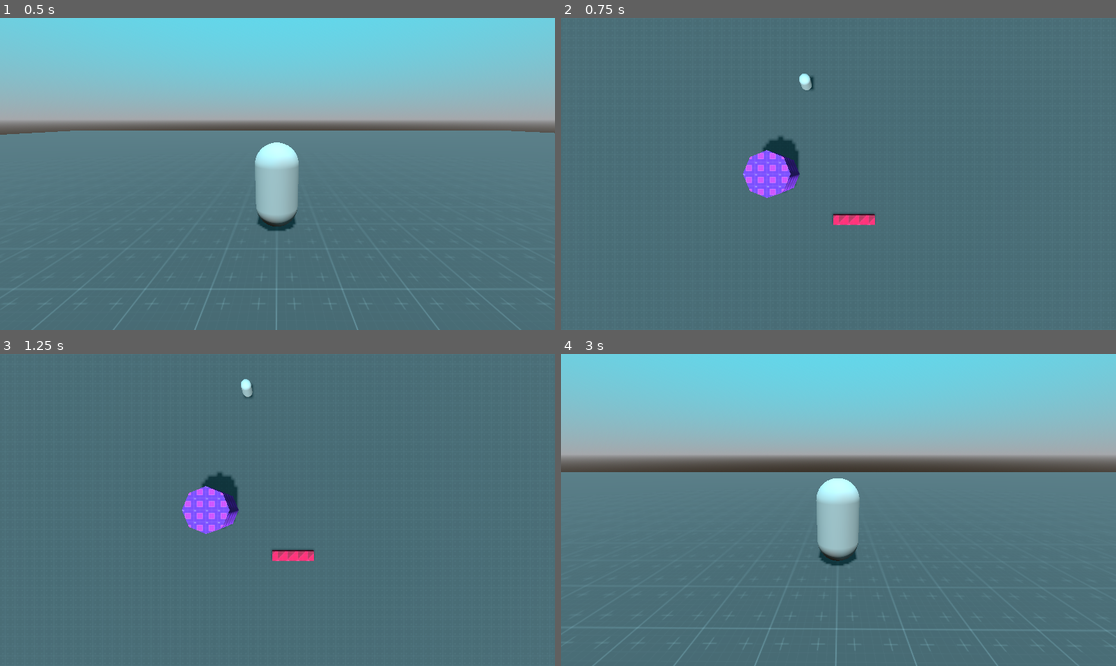
Above: before the commit, frames 1-4 (two rows, left to right).
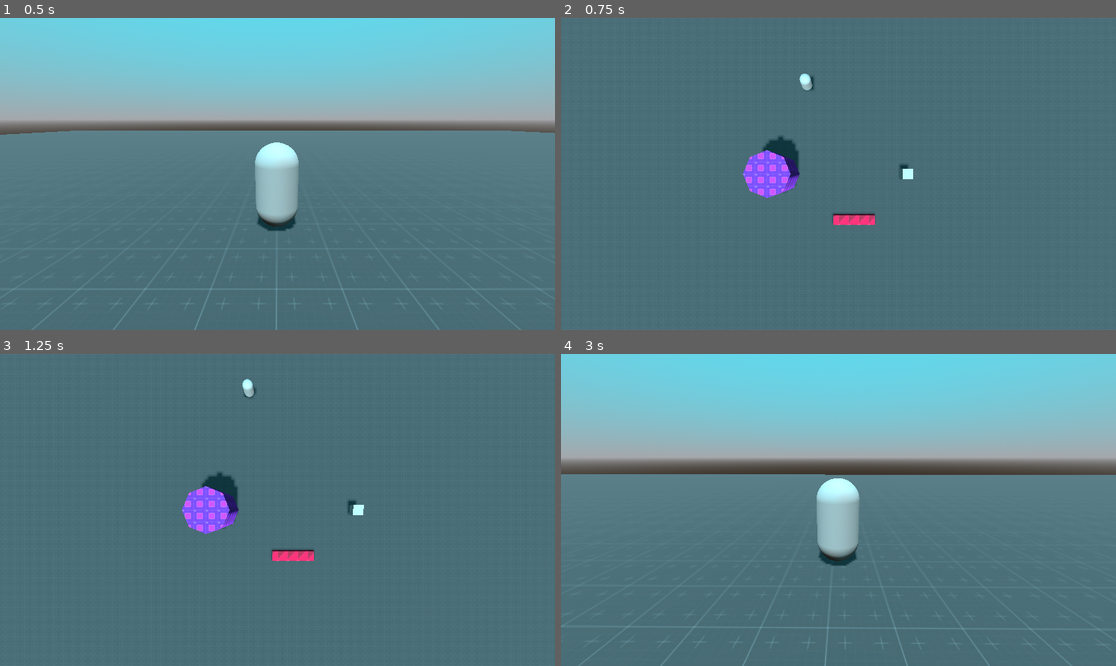
Above: after the commit, the same moments.

Repository: njabulophd/PoP_cam
Game: Godot game, scene res://p_scenes/main.tscn
Same seed, same stepped clock (60 frames per second), same inputs: the game is played once before the commit and once after it.
Inputs (mouse positions are in pixels of both pictures, inside the frame that each line leads up to):
- Up to frame 1 (0.5 s): no input
- Up to frame 2 (0.75 s): tap Enter (ui_accept) at 0.5 s; move the mouse to (866, 174) at 0.52 s; hold W (move_forward) from 0.53 s (still down); tap C (change_cam) at 0.6 s
- Up to frame 3 (1.25 s): keep holding W (move_forward); tap Enter (ui_accept) at 0.77 s
- Up to frame 4 (3 s): keep holding W (move_forward); move the mouse to (810, 510) at 1.27 s; tap C (change_cam) at 1.35, 2.1, 2.85 s; tap Enter (ui_accept) at 1.52 s; move the mouse to (849, 503) at 2.02 s; move the mouse to (832, 516) at 2.77 s

Frame 1 is identical in both runs. In frame 2, 0.1% of the frame differs, in the area x 42-64%, y 17-52%; in frame 3, 0.2%; in frame 4, 3.2%, in the area x 0-100%, y 32-100%.

Commit message:
fixed a bug or two added more context to camre changing and character rotation such that its can move and rotate with mouse input

Diff:
--- a/p_scenes/cameraRoot.gd
+++ b/p_scenes/cameraRoot.gd
@@ -7,6 +7,7 @@
 @export var invert_y: int = -1;
 @onready var cam_root = get_node(".");
 @onready var cam_xrot = get_node("cam_xrot");
+@onready var player_cam = get_node("cam_xrot/SpringArm3D/Camera3D");
 @export var mouse_sensitivity = 0.03;
 func _ready():
 	Input.set_mouse_mode(Input.MOUSE_MODE_CAPTURED)
@@ -16,7 +17,8 @@
 	#cam_root.position = player.position
 func _unhandled_input(event):
 	if event is InputEventMouseMotion:
-		cam_xrot.rotate_x(deg_to_rad((invert_y*event.relative.y) * mouse_sensitivity));
+		if player_cam.current == true:
+			cam_xrot.rotate_x(deg_to_rad((invert_y*event.relative.y) * mouse_sensitivity));
 		cam_root.rotate_y(deg_to_rad((invert_x*event.relative.x) * mouse_sensitivity));
 
 func track_rotation(player, root, sway):
--- a/p_scenes/main.gd
+++ b/p_scenes/main.gd
@@ -6,6 +6,7 @@
 @onready var scene_cam = get_node("scene_cam");
 @onready var area_cam = get_node("room_00/room_cam/Camera3D");
 @onready var player_cam = get_node("cameraRoot/cam_xrot/SpringArm3D/Camera3D");
+@onready var player_cam_rotation = get_node("cameraRoot");
 var entered_room : bool  = false;
 # @onready var environment_cam = get_node("Camera3D")
 # Called when the node enters the scene tree for the first time.
@@ -22,6 +23,8 @@
 		changed_cam = !changed_cam;
 		scene_cam.current = changed_cam;
 		print("After change: ",changed_cam)
+	if Input.is_action_pressed("move_forward") and player_cam.current == true:
+		player.rotation.y = player_cam_rotation.rotation.y
 
 func _on_room_00_body_entered(body):
 	print(body, " has entered the area");
--- a/p_scenes/main.tscn
+++ b/p_scenes/main.tscn
@@ -7,6 +7,7 @@
 [ext_resource type="PackedScene" uid="uid://bxlyeiq7874tq" path="res://p_scenes/player.tscn" id="4_212aj"]
 [ext_resource type="Script" path="res://p_scenes/cameraRoot.gd" id="6_hei2y"]
 [ext_resource type="PackedScene" uid="uid://df2wglw4wcyel" path="res://room_00.tscn" id="7_2ke8k"]
+[ext_resource type="Script" path="res://p_scenes/path.gd" id="8_msygg"]
 
 [sub_resource type="StandardMaterial3D" id="StandardMaterial3D_mo7f0"]
 albedo_texture = ExtResource("1_jj6ns")
@@ -40,7 +41,9 @@
 }
 point_count = 10
 
-[sub_resource type="BoxMesh" id="BoxMesh_wrh5r"]
+[sub_resource type="BoxShape3D" id="BoxShape3D_jali1"]
+
+[sub_resource type="BoxMesh" id="BoxMesh_5yggq"]
 
 [node name="Node" type="Node"]
 script = ExtResource("1_4knv8")
@@ -91,15 +94,23 @@
 transform = Transform3D(30, 0, 0, 0, 30, 0, 0, 0, 30, -30, 0, 33)
 
 [node name="Path3D" type="Path3D" parent="."]
+transform = Transform3D(1, 0, 0, 0, 1, 0, 0, 0, 1, 5, 0, 0)
 curve = SubResource("Curve3D_hgunt")
 
 [node name="PathFollow3D" type="PathFollow3D" parent="Path3D"]
-transform = Transform3D(-0.008182, 0, -0.999966, 0, 1, 0, 0.999966, 0, -0.008182, 0, 0, 0)
+transform = Transform3D(0.999965, 0, 0, 0, 1, 0, 0, 0, 0.999965, 0, 0, 0)
+script = ExtResource("8_msygg")
 
-[node name="MeshInstance3D" type="MeshInstance3D" parent="Path3D/PathFollow3D"]
-transform = Transform3D(1, 0, 0, 0, 1, 0, 0, 0, 1, 0, 0.7, 0)
-visible = false
-mesh = SubResource("BoxMesh_wrh5r")
+[node name="RigidBody3D" type="RigidBody3D" parent="Path3D/PathFollow3D"]
+transform = Transform3D(1, 0, 0, 0, 1, 0, 0, 0, 1, 0, 1, 0)
+
+[node name="CollisionShape3D" type="CollisionShape3D" parent="Path3D/PathFollow3D/RigidBody3D"]
+shape = SubResource("BoxShape3D_jali1")
+
+[node name="MeshInstance3D" type="MeshInstance3D" parent="Path3D/PathFollow3D/RigidBody3D"]
+transform = Transform3D(1, 0, 0, 0, 1, 0, 0, 0, 1, 0, 0, 0)
+mesh = SubResource("BoxMesh_5yggq")
+skeleton = NodePath("../..")
 
 [node name="scene_cam" type="Camera3D" parent="."]
 transform = Transform3D(1, 0, 0, 0, -4.37114e-08, 1, 0, -1, -4.37114e-08, 0, 21, -7.43094e-07)
--- /dev/null
+++ b/p_scenes/path.gd
@@ -0,0 +1,11 @@
+extends PathFollow3D
+
+@onready var currrent_nodde = get_node(".");
+# Called when the node enters the scene tree for the first time.
+func _ready():
+	pass # Replace with function body.
+
+
+# Called every frame. 'delta' is the elapsed time since the previous frame.
+func _process(delta):
+	currrent_nodde.progress_ratio += 0.05 * delta
Not shown: 1 places in p_scenes/main.tscn that only renumber resources
